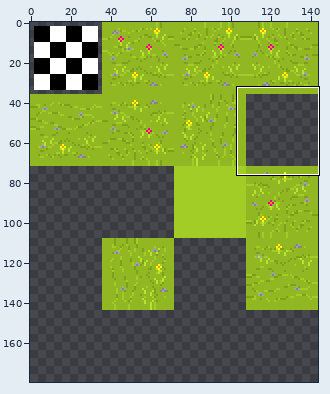
One commit to this sprite sheet: tilesets/TileSet_02/output_tileset.png. Above: a wide view before the commit, with the close-up outlined.
Close-up. Earlier state:
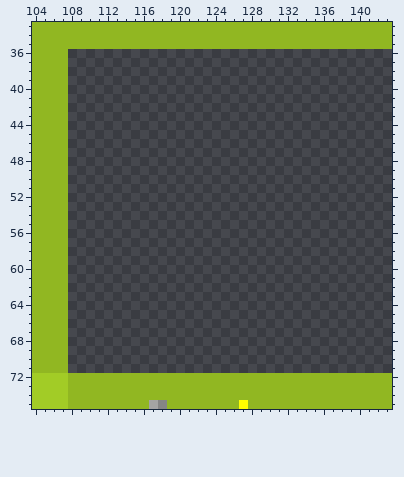
The file is 144x180 pixels. Colours within 5 levels of each other are drawn and written as one. Shown: x 104..143, y 33..75. The commit also changed other parts of the picture, which this record leaves out.
The same view after the edit:
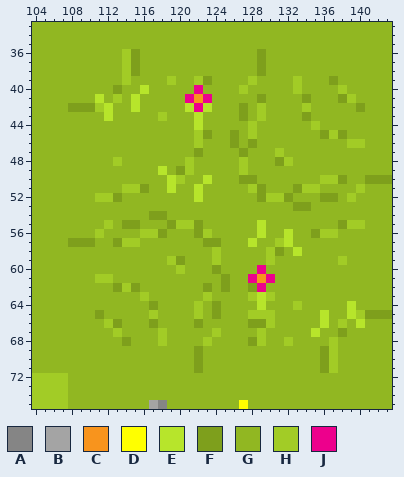
Palette (. is transparent): A #858585  B #a4a4a4  C #f8941d  D #ffff00  E #b7e52b  F #7e9f1c  G #91b722  H #a2cc26  J #ed008c
What changed:
y 36..38: x 108..143 .................................... -> GGGGGGHFGGGGGGGGGGGGGFGGGGGGGGGGGGGG
y 39: x 108..143 .................................... -> GGGGGGHGGGGHGGHFGGGGHGGGGHGGGFGGGGGG
y 40: x 108..143 .................................... -> GGGGGFGGEGGGGGJGGGGHGGGGGHGGGGHGGGGG
y 41: x 108..143 .................................... -> GGGEGHGEGGGGGJCJGGGGGFGGGGFGGGFHGGGG
y 42: x 108..143 .................................... -> FFFHEGGEGGGGGEJEGGGFGHGGGGHGGGGGFGGG
y 43: x 108..143 .................................... -> GGGGEGGGGGHGGGEGGGGFGHGGGGFGGGGGGGGG
y 44: x 108..143 .................................... -> GGGGGGGGGGGGGGEGGGGGHGGGGGGHGGGGGGGG
y 45: x 108..143 .................................... -> GGGGGGGGGGGGGGHFGGFGHGGGGGGGFHFGGGGG
y 46: x 108..143 .................................... -> GGGGGGGGGGGGGGHGGGFGFGGGGGGGGGGHHGGG
y 47: x 108..143 .................................... -> GGGGGGGGGGGGGGFGGGGFGGGHGGGGGGGGGGGG
y 48: x 108..143 .................................... -> GGGGGHGGGGGGGHGGGGGHGGGFHGGGGGGGGGGG
y 49: x 108..143 .................................... -> GGGGGGGGGGEGFHGGGGGHGGGGGGGGGGGGGGGG
y 50: x 108..143 .................................... -> GGGGGGGGGGGEHGGEGGGFFGGGGGGGHHFGGFFF
y 51: x 108..143 .................................... -> GGGGGGHHFGGEGGEGGGGGHFGGGFHHGGGGHGGG
y 52: x 108..143 .................................... -> GGGHHFGGGGGGGGEGGGGGGFHHFGGGFFGHGGGG
y 53: x 108..143 .................................... -> GGGGGGGGGGGGGGGGGGGGGGGGGFFGGGGGGGGG
y 54: x 108..143 .................................... -> GGGGGGGGGFFGGGGGGGGGGGGGGGGGGGGGGGGG
y 55: x 108..143 .................................... -> GGGGHGFFGGGFHHFGGGGGGEGGGGGGGGFHHGGG
y 56: x 108..143 .................................... -> GGGHGGGGHHFGGGFHGGGGGEGGEGGFHHGGGGGG
y 57: x 108..143 .................................... -> FFFGGFHHGGGGGGGFFGGGEGGHEGGGGGGGGGGG
y 58: x 108..143 .................................... -> GGGGGGGGGGGGGGGGHGGGGGHFGEGGGGGGGGGG
y 59: x 108..143 .................................... -> GGGGGGGGGGGHFGGGHGGGGGHGGGGGGGHGGGGG
y 60: x 108..143 .................................... -> GGGGGGGGGGGGHGGGFGGGGJGGGGGGGGGGGGGG
y 61: x 108..143 .................................... -> GGGHHGGGGGGGGGGGGFGGJCJGGGGGGGGGGGGG
y 62: x 108..143 .................................... -> GGGGGFHFGGGGGGGFGFGGFJGGGGGGGGGGGGGG
y 63: x 108..143 .................................... -> GGGGGGGGHGGGGGGHGGGGHEHGGGGGGGGGGGGG
y 64: x 108..143 .................................... -> GGGGGGGGGFGGGGHGFGGGGEGGGHGGGGGEGGGG
y 65: x 108..143 .................................... -> GGGFGGGGGHGGGGHGFGGGHHHGGGGGEGGEHFFF
y 66: x 108..143 .................................... -> GGGGHFGGGFGGGGFGGGGGFFHGGGGGEGHGEGGG
y 67: x 108..143 .................................... -> GGGGGHGGGGHGGGGGHGGGGHGGGGGEGGFGGGGG
y 68: x 108..143 .................................... -> GGGGGGFGGGHGGGGHGGGGFHGGHGGGGHGGGGGG
y 69..71: x 108..143 .................................... -> GGGGGGGGGGGGGGFGGGGGGGGGGGGGFHGGGGGG
Pixel boxes of the changes (left, top, right, bottom) in both close-ups:
added: (68, 49, 392, 373)
